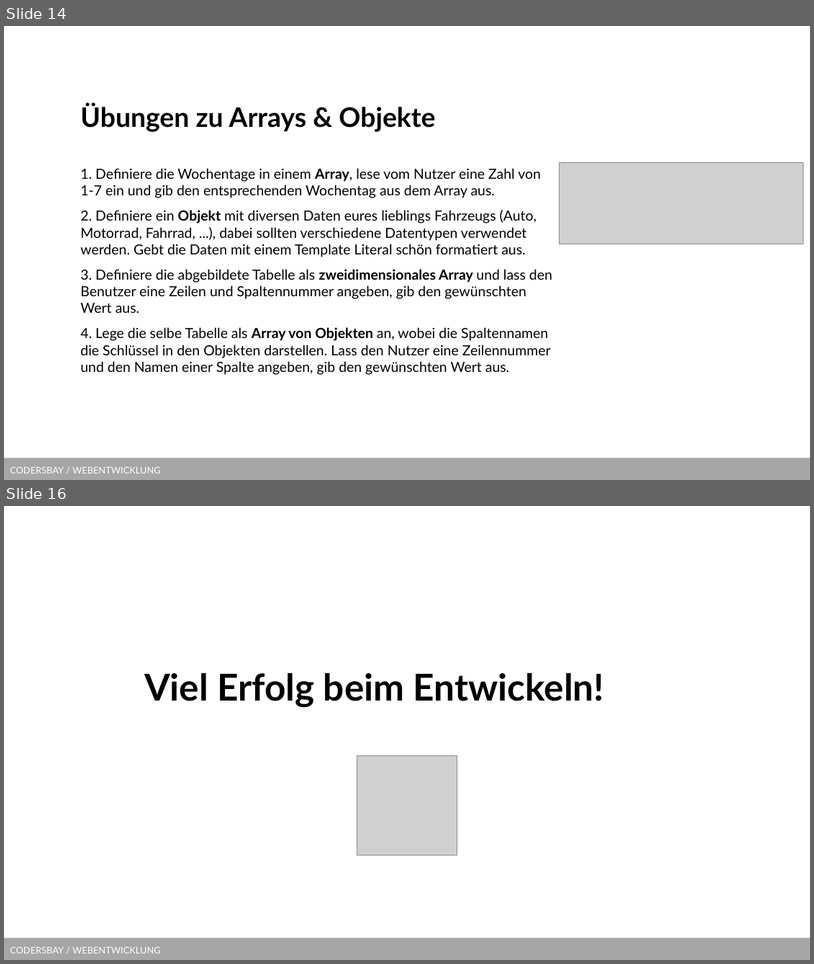
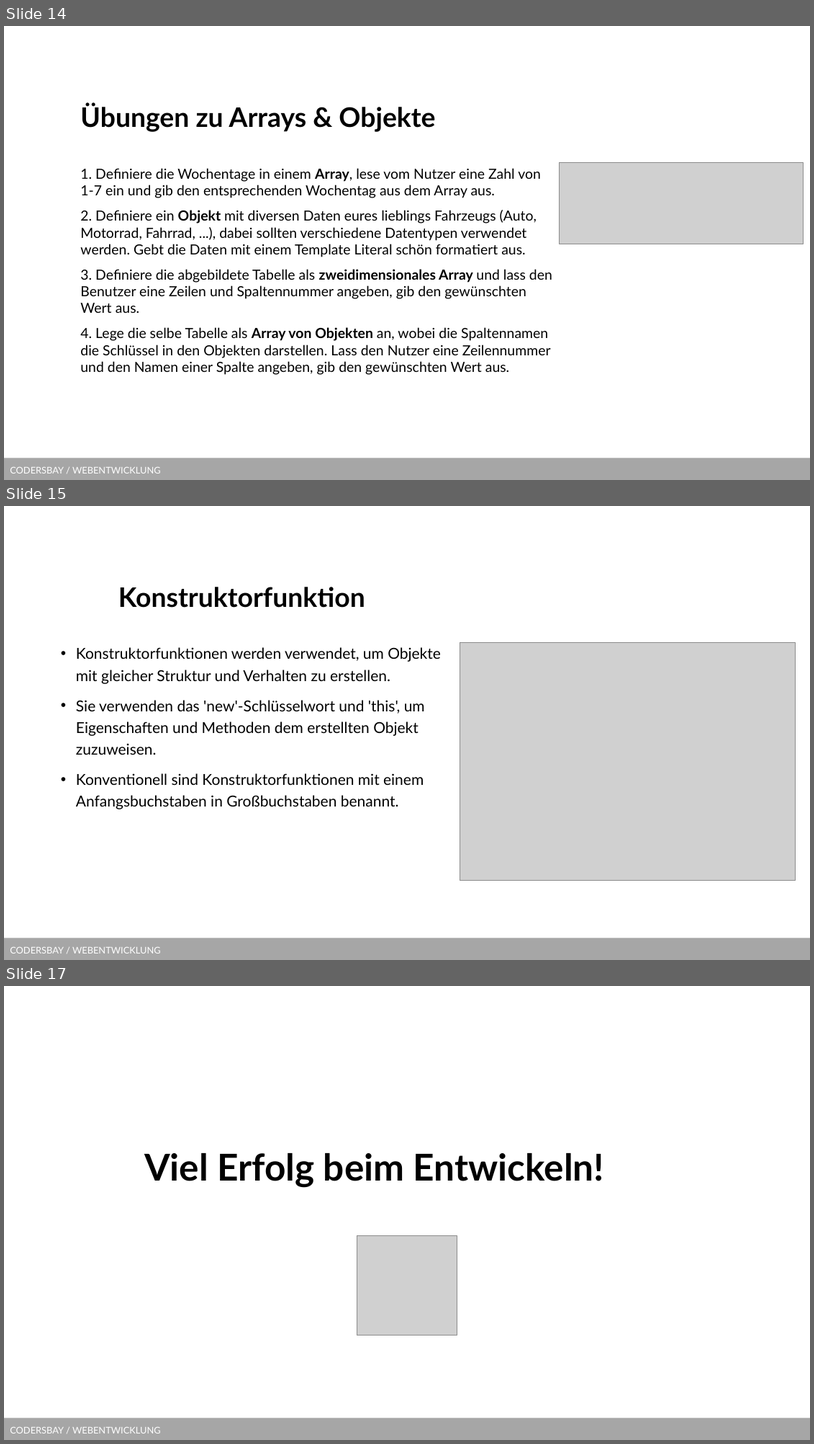
Before and after one commit to kodo89/Webentwicklung_23_24, a slide deck: 7. Javascript/Slides/JS Arrays und Objekte.pptx. Shown one above the other, each under a label of ours: slides 14 and 16 before the commit, slides 14, 15 and 17 after it; the slides between them are not shown. The pictures are 814x964 and 814x1444 pixels, drawn with LibreOffice and Linux fonts; fonts in the diff are those of the drawing; grey boxes stand for pictures; background and template pictures are left out. Boxes give left, top, right and bottom in pixels: in the first picture for what was removed or moved away, otherwise in the second. Text is boxed around its words. In the diff, an @@ line names an element or a change of style, - is before the commit and + after.

Commit message:
Nachtrag Arrays und Objekte

```diff
--- a/7. Javascript/Slides/JS Arrays und Objekte.pptx
+++ b/7. Javascript/Slides/JS Arrays und Objekte.pptx
@@ slide 15 added at box(4, 506, 810, 960), background #FFFFFF; not listed: 1 template element that a slide beside it also shows @@
@@ title added at box(118, 587, 365, 608), 32 pt, text #000000, bold @@
+Konstruktorfunktion
@@ text added at box(76, 647, 441, 809), 18 pt, text #000000 @@
+• Konstruktorfunktionen werden verwendet, um Objekte mit gleicher Struktur und Verhalten zu erstellen.
+• Sie verwenden das 'new'-Schlüsselwort und 'this', um Eigenschaften und Methoden dem erstellten Objekt zuzuweisen.
+• Konventionell sind Konstruktorfunktionen mit einem Anfangsbuchstaben in Großbuchstaben benannt.
@@ picture added at box(460, 642, 796, 880) @@
@@ what was slide 16 is now slide 17 @@
```
Also in this commit, not shown: 1 other slide added, 1 slide removed.
